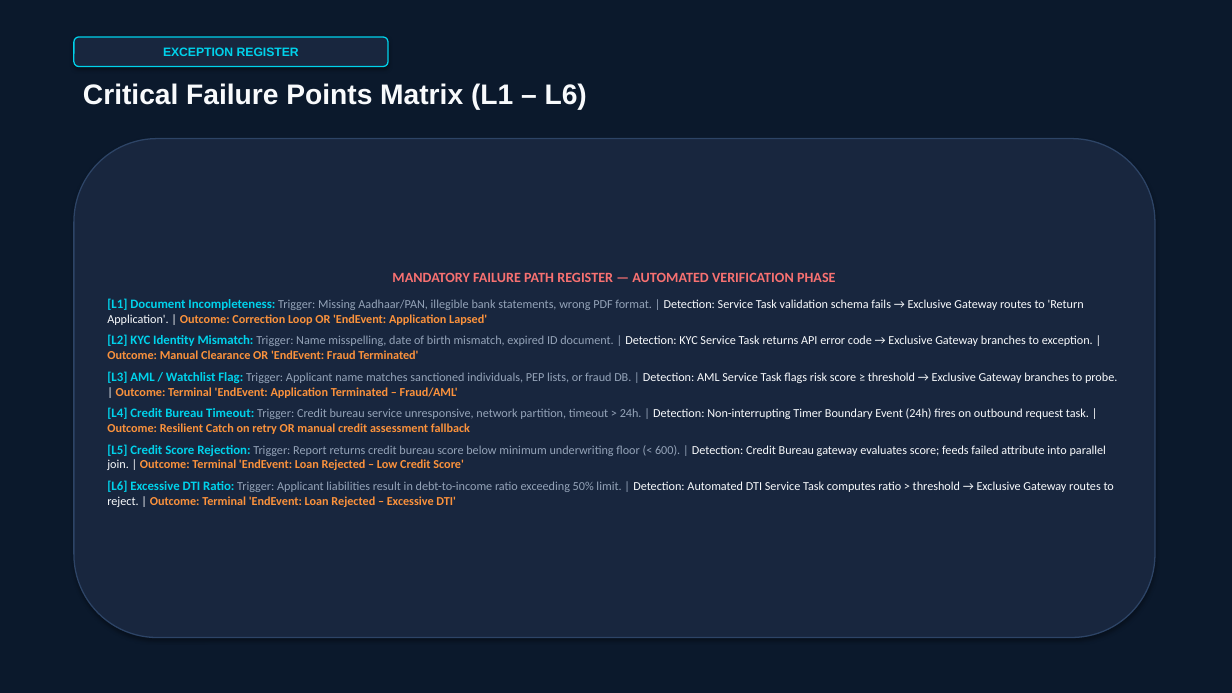
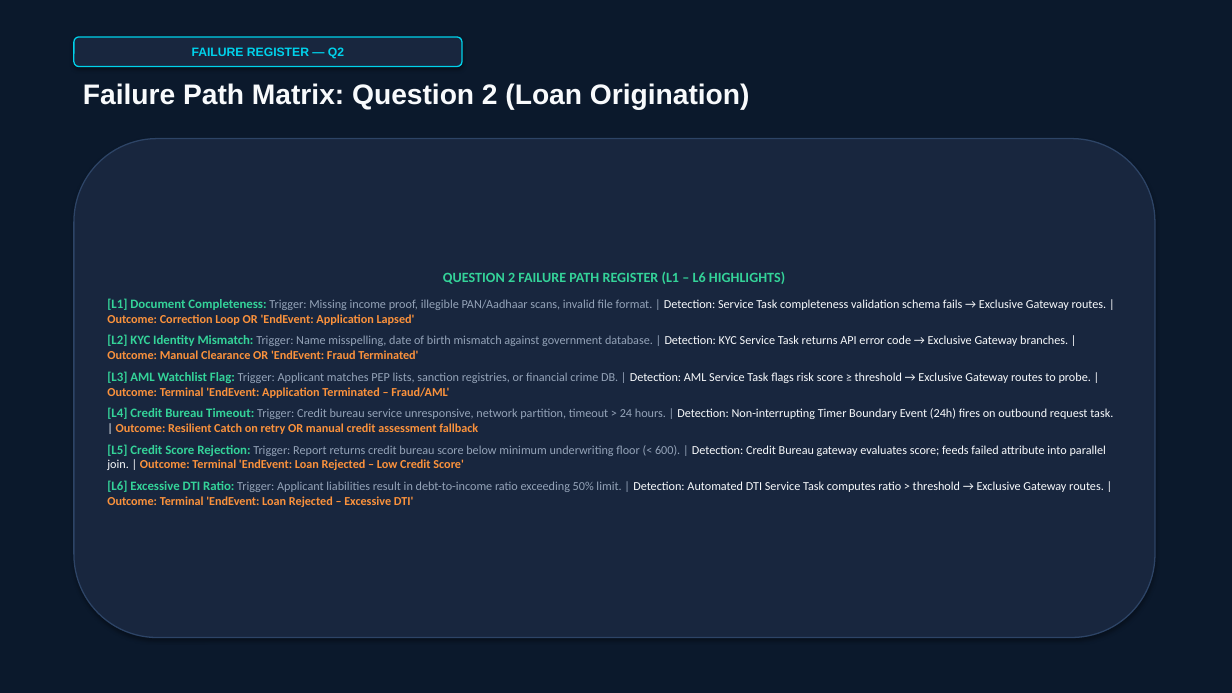
Before and after one commit to Mayank-web717/Workflow-Assignment-3, a slide deck: slide 10 of Presentation/BPMN_Project_Presentation.pptx (slide 8 before the commit). Drawn at 1232x693 pixels with LibreOffice and Linux fonts; fonts in the diff are those of the drawing. Boxes give left, top, right and bottom in pixels: in the first picture for what was removed or moved away, otherwise in the second. Text is boxed around its words. In the diff, an @@ line names an element or a change of style, - is before the commit and + after.

Commit message:
feat: expand academic presentation, PDF, viva Q&A, and mapping to cover both Question 1 and Question 2

```diff
--- a/Presentation/BPMN_Project_Presentation.pptx
+++ b/Presentation/BPMN_Project_Presentation.pptx
@@ rounded rectangle "FAILURE REGISTER — Q2": place and size @@
-rounded rectangle "FAILURE REGISTER — Q2" at (74, 37, 388, 67)
+rounded rectangle "FAILURE REGISTER — Q2" at (74, 37, 462, 67)
@@ text in rounded rectangle at (192, 47, 344, 59): text changed @@
-EXCEPTION REGISTER
+FAILURE REGISTER — Q2
@@ text at (83, 83, 750, 110): text changed @@
-Critical Failure Points Matrix (L1 – L6)
+Failure Path Matrix: Question 2 (Loan Origination)
@@ text in rounded rectangle at (107, 271, 1113, 434): text changed @@
-MANDATORY FAILURE PATH REGISTER — AUTOMATED VERIFICATION PHASE
-[L1] Document Incompleteness: Trigger: Missing Aadhaar/PAN, illegible bank statements, wrong PDF format. | Detection: Service Task validation schema fails → Exclusive Gateway routes to 'Return Application'. | Outcome: Correction Loop OR 'EndEvent: Application Lapsed'
-[L2] KYC Identity Mismatch: Trigger: Name misspelling, date of birth mismatch, expired ID document. | Detection: KYC Service Task returns API error code → Exclusive Gateway branches to exception. | Outcome: Manual Clearance OR 'EndEvent: Fraud Terminated'
-[L3] AML / Watchlist Flag: Trigger: Applicant name matches sanctioned individuals, PEP lists, or fraud DB. | Detection: AML Service Task flags risk score ≥ threshold → Exclusive Gateway branches to probe. | Outcome: Terminal 'EndEvent: Application Terminated – Fraud/AML'
-[L4] Credit Bureau Timeout: Trigger: Credit bureau service unresponsive, network partition, timeout > 24h. | Detection: Non-interrupting Timer Boundary Event (24h) fires on outbound request task. | Outcome: Resilient Catch on retry OR manual credit assessment fallback
+QUESTION 2 FAILURE PATH REGISTER (L1 – L6 HIGHLIGHTS)
+[L1] Document Completeness: Trigger: Missing income proof, illegible PAN/Aadhaar scans, invalid file format. | Detection: Service Task completeness validation schema fails → Exclusive Gateway routes. | Outcome: Correction Loop OR 'EndEvent: Application Lapsed'
+[L2] KYC Identity Mismatch: Trigger: Name misspelling, date of birth mismatch against government database. | Detection: KYC Service Task returns API error code → Exclusive Gateway branches. | Outcome: Manual Clearance OR 'EndEvent: Fraud Terminated'
+[L3] AML Watchlist Flag: Trigger: Applicant matches PEP lists, sanction registries, or financial crime DB. | Detection: AML Service Task flags risk score ≥ threshold → Exclusive Gateway routes to probe. | Outcome: Terminal 'EndEvent: Application Terminated – Fraud/AML'
+[L4] Credit Bureau Timeout: Trigger: Credit bureau service unresponsive, network partition, timeout > 24 hours. | Detection: Non-interrupting Timer Boundary Event (24h) fires on outbound request task. | Outcome: Resilient Catch on retry OR manual credit assessment fallback
@@ text in rounded rectangle at (107, 444, 1106, 470): text colour #00D2EB to #34D399 in "[L5] Credit Score Rejection:" @@
@@ text in rounded rectangle at (107, 480, 1104, 507): text changed @@
-[L6] Excessive DTI Ratio: Trigger: Applicant liabilities result in debt-to-income ratio exceeding 50% limit. | Detection: Automated DTI Service Task computes ratio > threshold → Exclusive Gateway routes to reject. | Outcome: Terminal 'EndEvent: Loan Rejected – Excessive DTI'
+[L6] Excessive DTI Ratio: Trigger: Applicant liabilities result in debt-to-income ratio exceeding 50% limit. | Detection: Automated DTI Service Task computes ratio > threshold → Exclusive Gateway routes. | Outcome: Terminal 'EndEvent: Loan Rejected – Excessive DTI'
```
Also in this commit, not shown: 6 other slides changed, 7 slides added, 5 slides removed, 6 other files.
